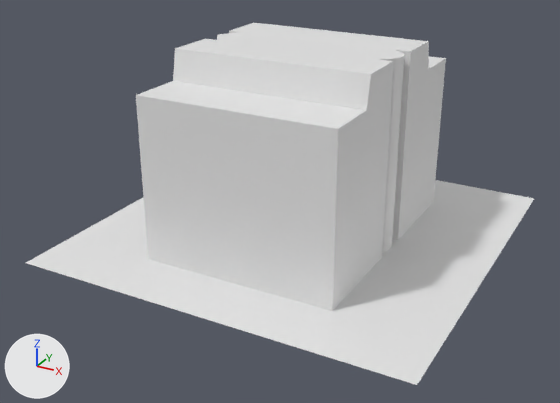
A saved change to the Blender file Iman/Engineering_Building.blend.
Both versions are drawn from a camera (50 mm lens) standing at (4253.0, -8344.0, 4486.0) and looking at (-111.0, -410.0, 519.0). The axes (+X, +Y, +Z) are drawn at lower left. The lights are the same throughout. The picture after the commit comes second.

Names of what the first picture shows: 'Building', 'Floor'.
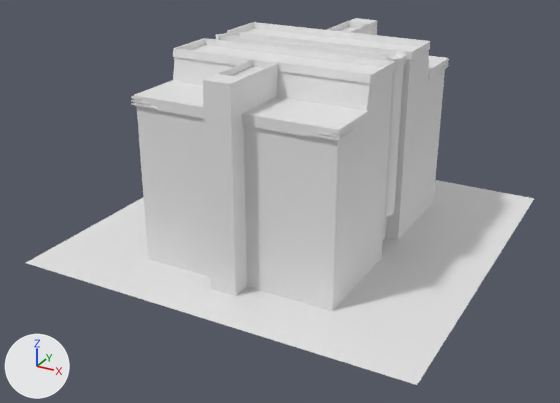
What changed in the scene script:
```text
Change me_cube_001:
    used by ob_building; location = (0.0, 0.0, 77.0); scale = (12.5, 17.0, 1.0)
    remove me_cube_001.from_pydata(...)  # 46 vertices, 36 faces; spans x -100.0..101.0, y 0.0..100.0, z -98.0..2374.0
    add me_cube_001.from_pydata(...)  # 321 vertices, 298 faces, 2 loose edges; spans x -103.0..103.0, y 0.0..114.0, z -84.0..2376.0
    me_cube_001 part 1: a new loose piece, a box spanning x 75.17..102.65, y 101.64..102.21, z 1893.4..1911.63
    me_cube_001 part 2: a new loose piece, a box spanning x -102.78..-75.3, y 101.67..102.24, z 1893.4..1911.63
    me_cube_001 part 3: 12 vertices removed from x 86.0..101.0, y 0.0..14.0, z -98.0..2374.0; 191 vertices added at x -102.0..103.0, y 0.0..114.0, z -84.0..2376.0
    other edits to the shape of me_cube_001 do not show in these pictures
```

Changed parts and their boxes [x1, y1, x2, y2] in the pictures (560 x 403 px):
'Building', reshaped
    before: [136, 23, 446, 311]
    after: [131, 18, 449, 311]
part 1 of me_cube_001, added
    after: [308, 65, 449, 141]
part 2 of me_cube_001, added (mostly hidden)
    after: [132, 103, 157, 109]
part 3 of me_cube_001, built on
    before: [380, 51, 404, 253]
    after: [134, 18, 448, 296]
